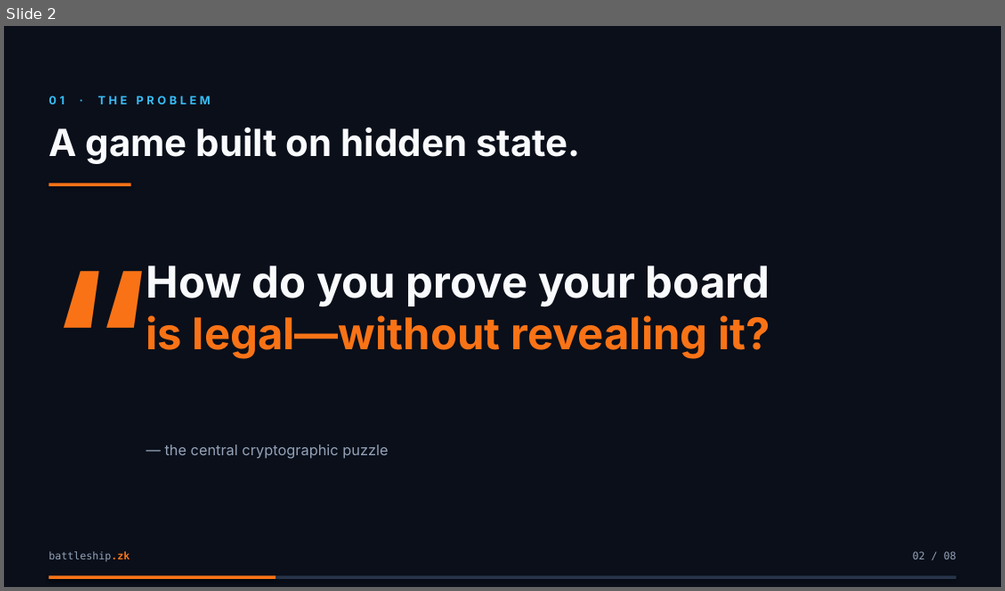
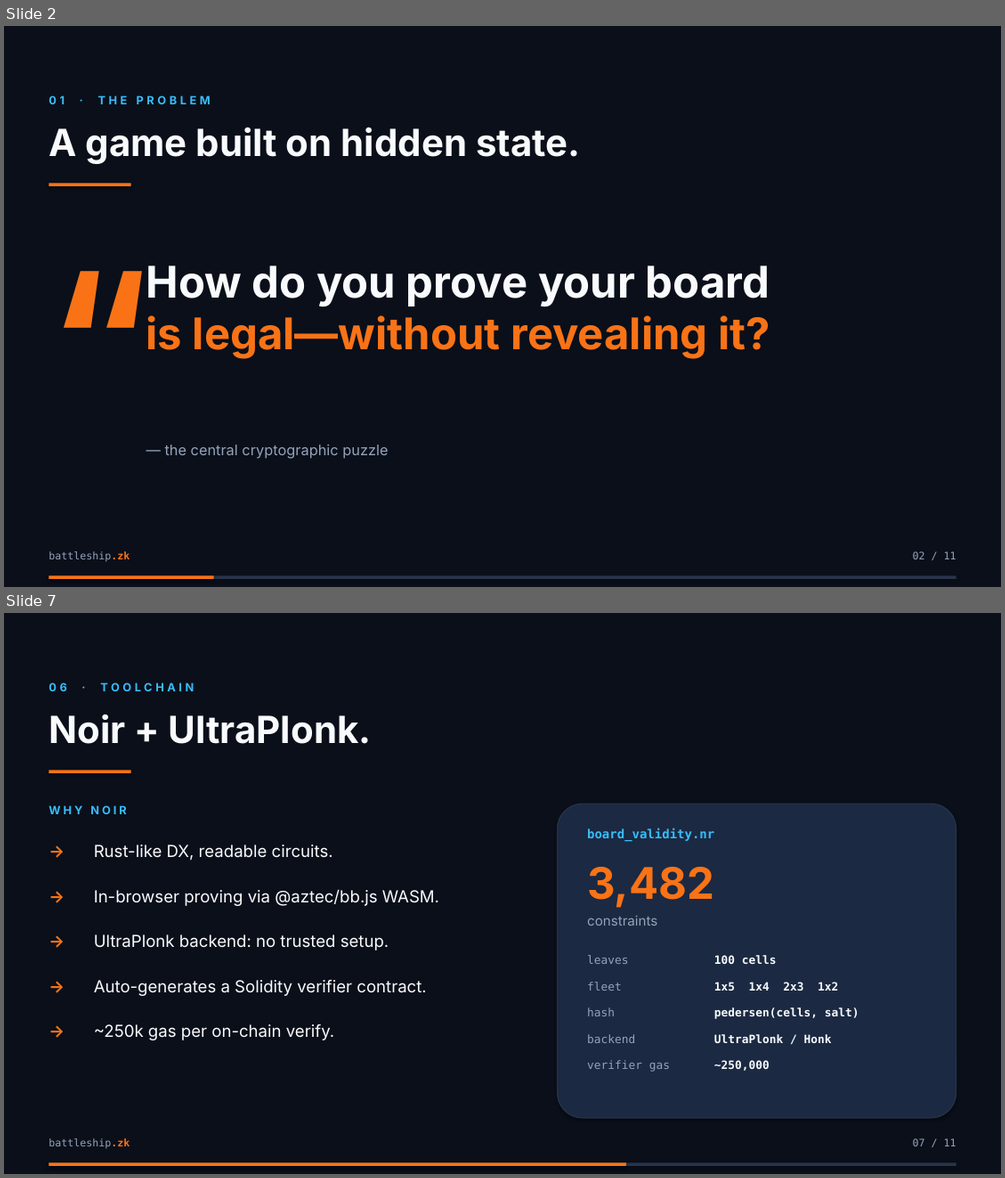
Before and after one commit to ppabba101/solidity-battleship, a slide deck: presentation/battleship-zk-demo.pptx. Shown one above the other, each under a label of ours: slide 2 before the commit, slides 2 and 7 after it; the slides between them are not shown. The pictures are 1005x591 and 1005x1178 pixels, drawn with LibreOffice and Linux fonts; fonts in the diff are those of the drawing. Boxes give left, top, right and bottom in pixels: in the first picture for what was removed or moved away, otherwise in the second. Text is boxed around its words. In the diff, an @@ line names an element or a change of style, - is before the commit and + after.

```diff
--- a/presentation/battleship-zk-demo.pptx
+++ b/presentation/battleship-zk-demo.pptx
@@ slide 7 added at (4,613,1001,1174), background #FFFFFF @@
@@ rectangle added at (4,613,1001,1174), fill #0A0F1A @@
@@ text added at (48,682,194,691), 11 pt, text #38BDF8, bold @@
+06 · TOOLCHAIN
@@ text added at (48,714,372,744), 36 pt, text #F8FAFC, bold @@
+Noir + UltraPlonk.
@@ rectangle added at (48,770,131,773), fill #F97316 @@
@@ text added at (48,805,126,814), 11 pt, text #38BDF8, bold @@
+WHY NOIR
@@ rounded rectangle added at (558,803,956,1118), fill #1B2942, outline #273449 1 pt @@
@@ text added at (48,841,90,875), 16 pt, text #F97316, bold @@
+→
@@ text added at (94,844,333,860), 16 pt, text #F8FAFC @@
+Rust-like DX, readable circuits.
@@ text added at (587,827,714,841), 12 pt, text #38BDF8, bold @@
+board_validity.nr
@@ text added at (587,867,714,908), 42 pt, text #F97316, bold @@
+3,482
@@ text added at (48,886,90,919), 16 pt, text #F97316, bold @@
+→
@@ text added at (94,889,439,906), 16 pt, text #F8FAFC @@
+In-browser proving via @aztec/bb.js WASM.
@@ text added at (48,931,90,965), 16 pt, text #F97316, bold @@
+→
@@ text added at (587,916,657,925), 13 pt, text #94A3B8 @@
+constraints
@@ text added at (94,934,389,950), 16 pt, text #F8FAFC @@
+UltraPlonk backend: no trusted setup.
@@ text added at (587,955,628,964), 11 pt, text #94A3B8 @@
+leaves
@@ text added at (714,955,777,964), 11 pt, text #F8FAFC, bold @@
+100 cells
@@ text added at (48,976,90,1009), 16 pt, text #F97316, bold @@
+→
@@ text added at (94,980,426,996), 16 pt, text #F8FAFC @@
+Auto-generates a Solidity verifier contract.
@@ text added at (587,981,622,990), 11 pt, text #94A3B8 @@
+fleet
@@ text added at (714,981,838,990), 11 pt, text #F8FAFC, bold @@
+1x5 1x4 2x3 1x2
@@ text added at (587,1007,615,1016), 11 pt, text #94A3B8 @@
+hash
@@ text added at (714,1007,859,1019), 11 pt, text #F8FAFC, bold @@
+pedersen(cells, salt)
@@ text added at (48,1021,90,1054), 16 pt, text #F97316, bold @@
+→
@@ text added at (94,1024,334,1040), 16 pt, text #F8FAFC @@
+~250k gas per on-chain verify.
@@ text added at (587,1034,635,1043), 11 pt, text #94A3B8 @@
+backend
@@ text added at (714,1034,832,1043), 11 pt, text #F8FAFC, bold @@
+UltraPlonk / Honk
@@ text added at (587,1060,670,1071), 11 pt, text #94A3B8 @@
+verifier gas
@@ text added at (714,1060,769,1070), 11 pt, text #F8FAFC, bold @@
+~250,000
@@ text added at (48,1138,129,1149), 10 pt, text #94A3B8 @@
+battleship.zk
@@ text added at (913,1138,956,1146), 10 pt, text #94A3B8 @@
+07 / 11
@@ rectangle added at (48,1163,956,1166), fill #273449 @@
@@ rectangle added at (48,1163,626,1166), fill #F97316 @@
@@ slide 2 changed as well @@
@@ text at (913,551,956,559): text changed @@
-02 / 08
+02 / 11
@@ rectangle: place and size @@
-rectangle at (48,576,275,579)
+rectangle at (48,576,214,579)
```
Also in this commit, not shown: 6 other slides changed, 3 other slides added, 1 slide removed, 14 other files.
